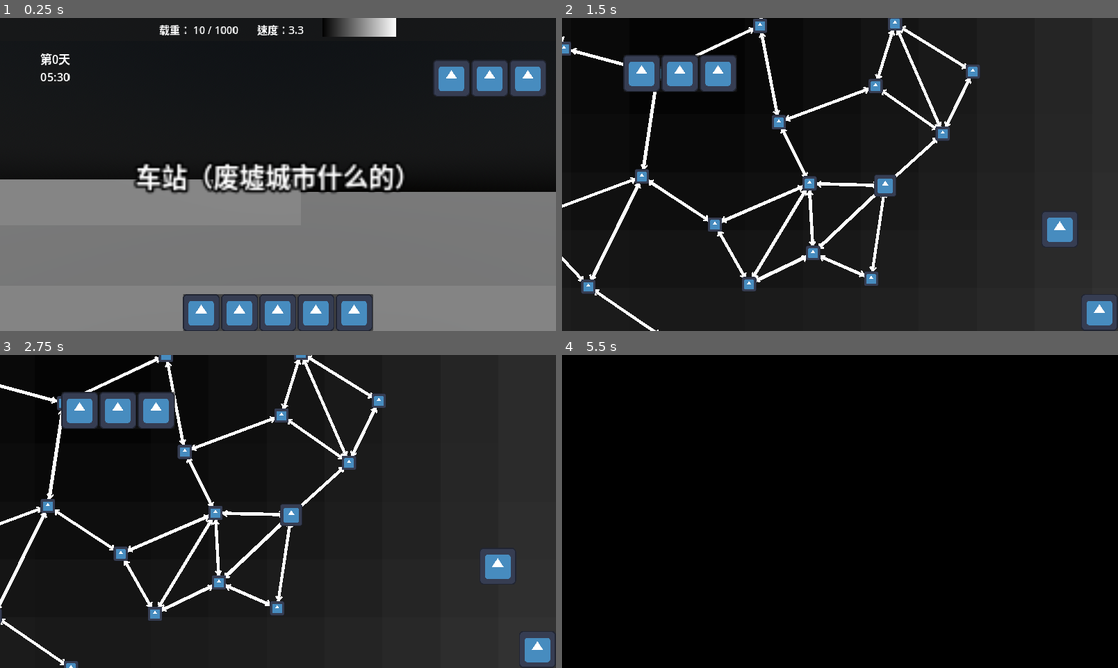
Above: before the commit, frames 1-4 (two rows, left to right).
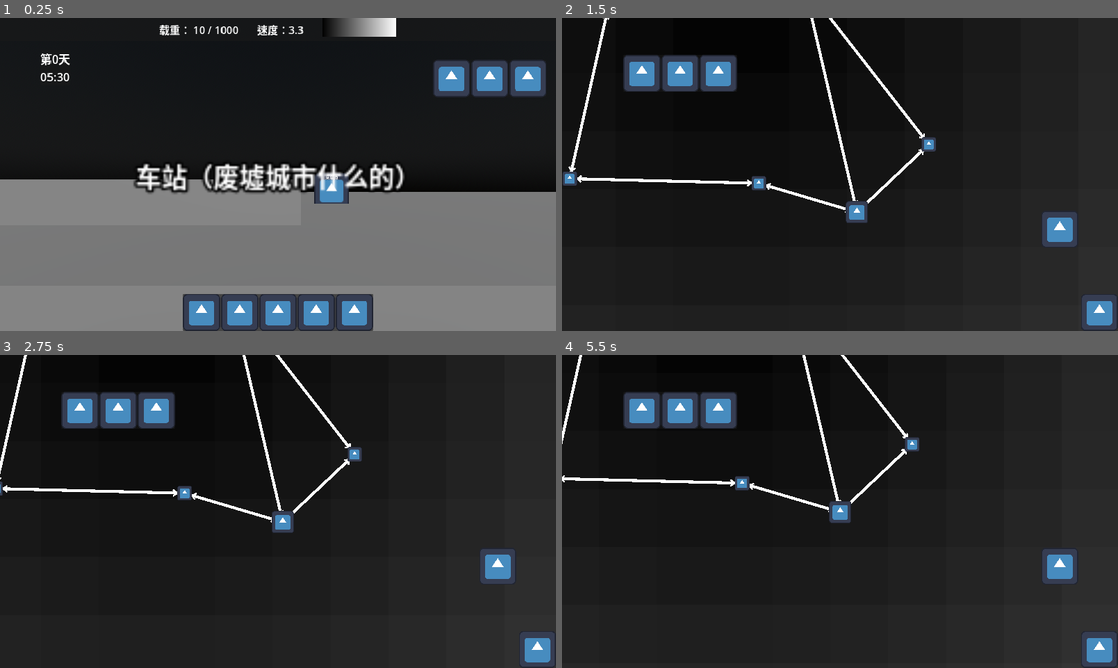
Above: after the commit, the same moments.

Repository: lxdua/EndingLine
Game: Godot game, scene res://Scene/BaseScene/base_scene.tscn
Two runs of this game, one before a commit and one after it. Both use one fixed random seed, a clock stepped at 60 frames per second and the inputs below. This scene is started directly instead of the project's main scene. The engine's default icon, where the game draws it, is replaced by a stand-in: a white triangle on a blue panel in a dark square.
Inputs (mouse positions are in pixels of both pictures, inside the frame that each line leads up to; where the layout moved, square brackets give the same spot in the first picture):
- Up to frame 1 (0.25 s): no input
- Up to frame 2 (1.5 s): click (801, 312) [840, 312] at 0.5 s; click (717, 74) at 1.27 s
- Up to frame 3 (2.75 s): click (116, 411) at 2.02 s
- Up to frame 4 (5.5 s): click (678, 411) at 2.77 s; tap Enter at 3.5 s; move the mouse to (812, 511) at 3.52 s; press the mouse at (812, 511) at 3.53 s; hold Right (ui_right) 3.53-4.25 s; release the mouse at (812, 511) at 4.25 s; click (600, 614) at 4.27 s; move the mouse to (801, 511) at 5.02 s; hold Down (ui_down) from 5.03 s (still down); tap C (interact) at 5.1 s; click (801, 511) at 5.3 s

The runs differ from the first frame. In frame 1, 1.0% of the frame differs, in the area x 7-98%, y 2-100%; in frame 2, 6.9%; in frame 3, 6.3%; in frame 4, 64%, in the area x 0-100%, y 0-100%.
Error before the commit: Cannot call method 'set_speed_scale' on a null value. (res://Scene/RouteSelectionScene/route_selection_scene.gd:277)

Commit message:
回家的路

Diff:
--- a/endinglinetry/Class/ItemRes/item_res.gd
+++ /dev/null
@@ -1,13 +0,0 @@
-extends Resource
-class_name ItemRes
-
-## 物品名称
-@export var item_name: String
-## 物品价格
-@export var item_price: int
-## 物品重量
-@export var item_weight: int
-## 物品材质
-@export var item_texture: Texture
-## 物品描述
-@export_multiline var item_description: String = "暂无描述"
--- a/endinglinetry/Class/SupplyAndDemandRes/supply_and_demand_res.gd
+++ /dev/null
@@ -1,11 +0,0 @@
-extends Resource
-class_name SupplyAndDemandRes
-
-enum SupplyAndDemandType { SUPPLY, DEMAND }
-
-## 类别 是供还是需
-@export var type: SupplyAndDemandType
-## 物品信息
-@export var item: ItemRes
-## 数量
-@export var amount: int
--- a/endinglinetry/Resource/StationScene/City/斯德哥尔摩.tscn
+++ b/endinglinetry/Resource/StationScene/City/斯德哥尔摩.tscn
@@ -1,8 +1,7 @@
-[gd_scene load_steps=5 format=3 uid="uid://7yocb0cqwjo5"]
+[gd_scene load_steps=4 format=3 uid="uid://7yocb0cqwjo5"]
 
 [ext_resource type="PackedScene" uid="uid://c6b3vhnlytild" path="res://Scene/StationScene/station_scene.tscn" id="1_wad14"]
 [ext_resource type="PackedScene" uid="uid://qxb6gn3e0g35" path="res://Scene/StationScene/Building/Shop/shop.tscn" id="2_uqyn5"]
-[ext_resource type="Script" path="res://Class/SupplyAndDemandRes/supply_and_demand_res.gd" id="3_nr0iq"]
 [ext_resource type="PackedScene" uid="uid://0stapmh20nfc" path="res://Scene/StationScene/Building/Maintenance/maintenance.tscn" id="4_h64nw"]
 
 [node name="斯德哥尔摩" instance=ExtResource("1_wad14")]
@@ -11,8 +10,6 @@
 
 [node name="Shop" parent="." index="5" instance=ExtResource("2_uqyn5")]
 transform = Transform3D(1, 0, 0, 0, 1, 0, 0, 0, 1, 2.03096, 1.34975, -4.56803)
-station_tax_rate = 0.0
-station_supply_and_demand = Array[ExtResource("3_nr0iq")]([])
 
 [node name="Maintenance" parent="." index="6" instance=ExtResource("4_h64nw")]
 transform = Transform3D(1, 0, 0, 0, 1, 0, 0, 0, 1, -3.81116, 1.15764, -5.76288)
--- a/endinglinetry/Resource/StationScene/Village/埃利迪.tscn
+++ b/endinglinetry/Resource/StationScene/Village/埃利迪.tscn
@@ -1,8 +1,7 @@
-[gd_scene load_steps=4 format=3 uid="uid://dv10xdv5r17so"]
+[gd_scene load_steps=3 format=3 uid="uid://dv10xdv5r17so"]
 
 [ext_resource type="PackedScene" uid="uid://c6b3vhnlytild" path="res://Scene/StationScene/station_scene.tscn" id="1_ur8sb"]
 [ext_resource type="PackedScene" uid="uid://qxb6gn3e0g35" path="res://Scene/StationScene/Building/Shop/shop.tscn" id="2_jj2y0"]
-[ext_resource type="Script" path="res://Class/SupplyAndDemandRes/supply_and_demand_res.gd" id="3_gkvbm"]
 
 [node name="埃利迪" instance=ExtResource("1_ur8sb")]
 station_name = "埃利迪"
@@ -10,5 +9,3 @@
 
 [node name="Shop" parent="." index="5" instance=ExtResource("2_jj2y0")]
 transform = Transform3D(1, 0, 0, 0, 1, 0, 0, 0, 1, 2.11454, 1.16306, -3.89374)
-station_tax_rate = 0.0
-station_supply_and_demand = Array[ExtResource("3_gkvbm")]([])
--- a/endinglinetry/Scene/BaseScene/base_scene.gd
+++ b/endinglinetry/Scene/BaseScene/base_scene.gd
@@ -1,23 +1,26 @@
 extends Node3D
 class_name BaseScene
 
-
 func _ready() -> void:
 	hide_all_secondary_scene()
+	print(6666666, get_current_station().station_id)
+	change_scene_to_station(get_current_station().station_scene)
 	current_time = start_time
 
 #region 场景相关
 
 const TRAIN_SCENE = preload("res://Scene/TrainScene/train_scene.tscn")
 
-
 @onready var first_scene_root: Node3D = $FirstSceneRoot
 
-var current_station: Station
+func get_current_station() -> Station:
+	return route_selection_scene.station_dict[route_selection_scene.current_station_id]
 
 func change_scene_to_station(station_scene: StationScene):
 	for scene in first_scene_root.get_children():
 		scene.queue_free()
+	if get_current_station().station_id == 0:
+		station_scene.add_child(preload("res://Scene/StationScene/Building/Portals/portals.tscn").instantiate())
 	first_scene_root.add_child(station_scene)
 
 func change_scene_to_train():
@@ -66,7 +69,6 @@
 func hide_all_secondary_scene():
 	for secondary_scene in secondary_scene_root.get_children():
 		secondary_scene.all_visible = false
-
 
 func _on_goods_button_pressed() -> void:
 	pass # Replace with function body.
--- a/endinglinetry/Scene/BaseScene/base_scene.tscn
+++ b/endinglinetry/Scene/BaseScene/base_scene.tscn
@@ -36,7 +36,7 @@
 [node name="SecondarySceneRoot" type="Node2D" parent="."]
 
 [node name="RouteSelectionScene" parent="SecondarySceneRoot" node_paths=PackedStringArray("train_stats_manager") instance=ExtResource("2_7vr7o")]
-station_num = 30
+station_num = 10
 train_stats_manager = NodePath("../../TrainStatsManager")
 
 [node name="UI" type="CanvasLayer" parent="."]
@@ -91,11 +91,11 @@
 layout_mode = 2
 texture_normal = ExtResource("1_osfmn")
 
+[node name="RouteSelectionButton" type="TextureButton" parent="UI/ButtonContainer/HBoxContainer"]
+layout_mode = 2
+texture_normal = ExtResource("1_osfmn")
+
 [node name="TrainInformationButton" type="TextureButton" parent="UI/ButtonContainer/HBoxContainer"]
-layout_mode = 2
-texture_normal = ExtResource("1_osfmn")
-
-[node name="RouteSelectionButton" type="TextureButton" parent="UI/ButtonContainer/HBoxContainer"]
 layout_mode = 2
 texture_normal = ExtResource("1_osfmn")
 
--- a/endinglinetry/Scene/RouteSelectionScene/route_selection_scene.gd
+++ b/endinglinetry/Scene/RouteSelectionScene/route_selection_scene.gd
@@ -24,8 +24,10 @@
 	init_train()
 	hide_station_content()
 
+
 func _physics_process(delta: float) -> void:
 	camera_follow_train(delta)
+	update_hight_light_line()
 
 func _unhandled_input(event: InputEvent) -> void:
 	camera_zoom(event)
@@ -56,6 +58,8 @@
 	for station_id in station_dict:
 		station_dict[station_id].deploy_station()
 
+
+
 func add_station(station_position: Vector2):
 	var new_station: = STATION.instantiate()
 	new_station.station_id = idx
@@ -72,7 +76,6 @@
 	track_root.add_child(new_track)
 	start_station.station_connected_track.append(new_track)
 	end_station.station_connected_track.append(new_track)
-
 
 func add_buildable_track(start_station: Station, end_station: Station, track_length: int, cost: int):
 	var new_buildable_track: = BUILDABLE_TRACK.instantiate()
@@ -157,6 +160,8 @@
 
 #region 列车相关
 
+@onready var hight_light_line: Line2D = $Map/HightLightLine
+
 ## 目标点
 var destination_id: int:
 	set(v):
@@ -170,6 +175,7 @@
 signal arrive(station_scene: StationScene)
 
 var current_station_id: int
+var next_station_id: int
 
 var drive_tween: Tween
 
@@ -177,8 +183,9 @@
 var route_list: Array[int]
 
 func init_train():
-	train_in_map.global_position = station_dict[0].station_position
-	current_station_id = 0
+	current_station_id = idx - 1
+	next_station_id = current_station_id
+	train_in_map.global_position = station_dict[current_station_id].station_position
 
 var is_driving: bool:
 	set(v):
@@ -192,6 +199,7 @@
 		return
 
 	route_list = get_shortest_path(station_dict[current_station_id], station_dict[destination_id])
+
 	if is_driving:
 		print("更换目的地！")
 	else:
@@ -201,7 +209,7 @@
 		await get_tree().create_timer(1.0).timeout # 等黑屏
 
 		while not route_list.is_empty():
-			var next_station_id: int = route_list.pop_front()
+			next_station_id = route_list.pop_front()
 			print("正在前往", next_station_id)
 			drive_tween = train_in_map.create_tween()
 			drive_tween.set_speed_scale(GlobalVar.time_scale)
@@ -217,6 +225,13 @@
 		is_driving = false
 		arrive.emit(station_dict[current_station_id].station_scene)
 
+func update_hight_light_line():
+	hight_light_line.clear_points()
+	hight_light_line.add_point(train_in_map.global_position)
+	hight_light_line.add_point(station_dict[next_station_id].station_position)
+	for id in route_list:
+		hight_light_line.add_point(station_dict[id].station_position)
+
 #endregion
 
 #region UI交互
@@ -274,11 +289,13 @@
 
 func _on_speed_up_button_button_down() -> void:
 	GlobalVar.time_scale = 10.0
-	drive_tween.set_speed_scale(10.0)
+	if drive_tween != null:
+		drive_tween.set_speed_scale(10.0)
 
 func _on_speed_up_button_button_up() -> void:
 	GlobalVar.time_scale = 1.0
-	drive_tween.set_speed_scale(1.0)
+	if drive_tween != null:
+		drive_tween.set_speed_scale(1.0)
 
 #endregion
 
--- a/endinglinetry/Scene/RouteSelectionScene/route_selection_scene.tscn
+++ b/endinglinetry/Scene/RouteSelectionScene/route_selection_scene.tscn
@@ -20,6 +20,7 @@
 
 [node name="Map" type="CanvasLayer" parent="."]
 layer = 3
+visible = false
 follow_viewport_enabled = true
 
 [node name="BackGround" type="TextureRect" parent="Map"]
@@ -44,6 +45,8 @@
 
 [node name="TrainInMap" parent="Map" instance=ExtResource("3_d0dn0")]
 
+[node name="HightLightLine" type="Line2D" parent="Map"]
+
 [node name="Camera" type="Camera2D" parent="Map"]
 position = Vector2(285, 347)
 position_smoothing_enabled = true
@@ -55,11 +58,10 @@
 editor_draw_limits = true
 editor_draw_drag_margin = true
 
-[node name="Node2D" type="Node2D" parent="Map"]
-
 [node name="UI" type="CanvasLayer" parent="."]
 process_mode = 3
 layer = 4
+visible = false
 
 [node name="CloseButton" type="TextureButton" parent="UI"]
 anchors_preset = 3
--- a/endinglinetry/Scene/StationScene/Building/Cave/cave.gd
+++ b/endinglinetry/Scene/StationScene/Building/Cave/cave.gd
@@ -2,7 +2,7 @@
 class_name Cave
 
 ## 奖励池 不用再记权重了 权重是多少就放几个进池子然后等可能选就是一样的效果了
-@export var treasure_pool: Array[ItemRes]
+@export var treasure_pool: Array[TradeGoodsStruct]
 @export var item_num: int = 1
 
 func press_building():
--- a/endinglinetry/Scene/StationScene/Building/Cave/cave.tscn
+++ b/endinglinetry/Scene/StationScene/Building/Cave/cave.tscn
@@ -1,13 +1,12 @@
-[gd_scene load_steps=5 format=3 uid="uid://coqxjb5s7innp"]
+[gd_scene load_steps=4 format=3 uid="uid://coqxjb5s7innp"]
 
 [ext_resource type="PackedScene" uid="uid://djel7qenwu8st" path="res://Scene/StationScene/Building/building.tscn" id="1_n368v"]
 [ext_resource type="Script" path="res://Scene/StationScene/Building/Cave/cave.gd" id="2_opg6r"]
 [ext_resource type="Script" path="res://Scene/Trade/Script/trade_goods.gd" id="3_cma3m"]
-[ext_resource type="Script" path="res://Class/ItemRes/item_res.gd" id="3_kdm6w"]
 
-[node name="Cave" instance=ExtResource("1_n368v")]
+[node name="Cave" node_paths=PackedStringArray("treasure_pool") instance=ExtResource("1_n368v")]
 script = ExtResource("2_opg6r")
-treasure_pool = Array[ExtResource("3_kdm6w")]([])
+treasure_pool = []
 item_num = 1
 
 [node name="TradeGoods" type="Node" parent="." index="2"]
--- /dev/null
+++ b/endinglinetry/Scene/StationScene/Building/Portals/portals.gd
@@ -0,0 +1,9 @@
+extends Building
+class_name Portals
+
+func press_building():
+	print("Portals!")
+	back_to_the_prison()
+
+func back_to_the_prison():
+	CurtainLayer.curtain_change_scene("res://Scene/PrisonScene/prison_scene.tscn", "少女回家中。。。")
--- /dev/null
+++ b/endinglinetry/Scene/StationScene/Building/Portals/portals.tscn
@@ -0,0 +1,15 @@
+[gd_scene load_steps=3 format=3 uid="uid://cv0qc7wr6e6cb"]
+
+[ext_resource type="PackedScene" uid="uid://djel7qenwu8st" path="res://Scene/StationScene/Building/building.tscn" id="1_6nxq7"]
+[ext_resource type="Script" path="res://Scene/StationScene/Building/Portals/portals.gd" id="2_8pv17"]
+
+[node name="Portals" instance=ExtResource("1_6nxq7")]
+transform = Transform3D(1, 0, 0, 0, 1, 0, 0, 0, 1, 0, 2, 0)
+script = ExtResource("2_8pv17")
+
+[node name="BuildingCollisionPolygon" parent="BuildingArea" index="0"]
+polygon = PackedVector2Array(-0.607714, 0.650611, 0.622013, 0.650611, 0.614863, -0.600564, -0.657761, -0.593414)
+
+[node name="Label3D" type="Label3D" parent="." index="2"]
+transform = Transform3D(1, 0, 0, 0, 1, 0, 0, 0, 1, 0, 0.5, 0.025)
+text = "传送门"
--- a/endinglinetry/Scene/StationScene/Building/Shop/shop.gd
+++ b/endinglinetry/Scene/StationScene/Building/Shop/shop.gd
@@ -1,5 +1,15 @@
 extends Building
 class_name Shop
+
+## 税率
+var station_tax_rate: float
+
+## 供表
+var station_supply: Array[TradeGoodsStruct]
+
+## 需表
+var station_demand: Array[TradeGoodsStruct]
+
 
 @onready var trade_manage: TradeManage = get_tree().get_first_node_in_group("TradeManage")
 @onready var trade_goods: TradeGoods = $TradeGoods
@@ -7,8 +17,6 @@
 func press_building():
 	trade_manage.open_trade_ui(trade_goods)
 
-## 税率
-@export var station_tax_rate: float
-
-## 供需表
-@export var station_supply_and_demand: Array[SupplyAndDemandRes]
+func _ready() -> void:
+	for supply in station_supply:
+		trade_goods.goods.append(supply)
--- a/endinglinetry/Scene/StationScene/Building/Shop/shop.tscn
+++ b/endinglinetry/Scene/StationScene/Building/Shop/shop.tscn
@@ -1,17 +1,16 @@
-[gd_scene load_steps=5 format=3 uid="uid://qxb6gn3e0g35"]
+[gd_scene load_steps=4 format=3 uid="uid://qxb6gn3e0g35"]
 
 [ext_resource type="PackedScene" uid="uid://djel7qenwu8st" path="res://Scene/StationScene/Building/building.tscn" id="1_1wph2"]
 [ext_resource type="Script" path="res://Scene/StationScene/Building/Shop/shop.gd" id="2_sat0g"]
-[ext_resource type="Script" path="res://Class/SupplyAndDemandRes/supply_and_demand_res.gd" id="3_act8o"]
 [ext_resource type="Script" path="res://Scene/Trade/Script/trade_goods.gd" id="4_4183p"]
 
 [node name="Shop" instance=ExtResource("1_1wph2")]
 script = ExtResource("2_sat0g")
-station_tax_rate = 0.0
-station_supply_and_demand = Array[ExtResource("3_act8o")]([])
 
 [node name="TradeGoods" type="Node" parent="." index="0"]
 script = ExtResource("4_4183p")
+add_id = 1
+add_number = 10
 cash = 114
 
 [node name="BuildingCollisionPolygon" parent="BuildingArea" index="0"]
--- a/endinglinetry/Scene/Trade/Script/trade_goods.gd
+++ b/endinglinetry/Scene/Trade/Script/trade_goods.gd
@@ -24,7 +24,6 @@
 
 @export_category("设置现金")
 @export_range(0,99999) var cash:int
-
 
 var goods:Array[TradeGoodsStruct]
 
--- a/endinglinetry/Scene/Trade/Script/trade_goods_struct.gd
+++ b/endinglinetry/Scene/Trade/Script/trade_goods_struct.gd
@@ -1,5 +1,6 @@
 extends Node
 class_name TradeGoodsStruct
+
 var id:int=0
 var number:int=0
 var price_multiplier:float=1
--- a/endinglinetry/Scene/Trade/Script/trade_manage.gd
+++ b/endinglinetry/Scene/Trade/Script/trade_manage.gd
@@ -21,7 +21,6 @@
 
 func update_list_goods():
 	trade_ui.update_list_goods(player_trade_goods,trade_partner)
-
 
 
 func _input(event: InputEvent) -> void:
--- a/endinglinetry/project.godot
+++ b/endinglinetry/project.godot
@@ -71,5 +71,3 @@
 
 textures/canvas_textures/default_texture_filter=0
 textures/canvas_textures/default_texture_repeat=1
-2d/snap/snap_2d_transforms_to_pixel=true
-2d/snap/snap_2d_vertices_to_pixel=true
Not shown: 1 places in endinglinetry/Scene/BaseScene/base_scene.tscn that only renumber resources
